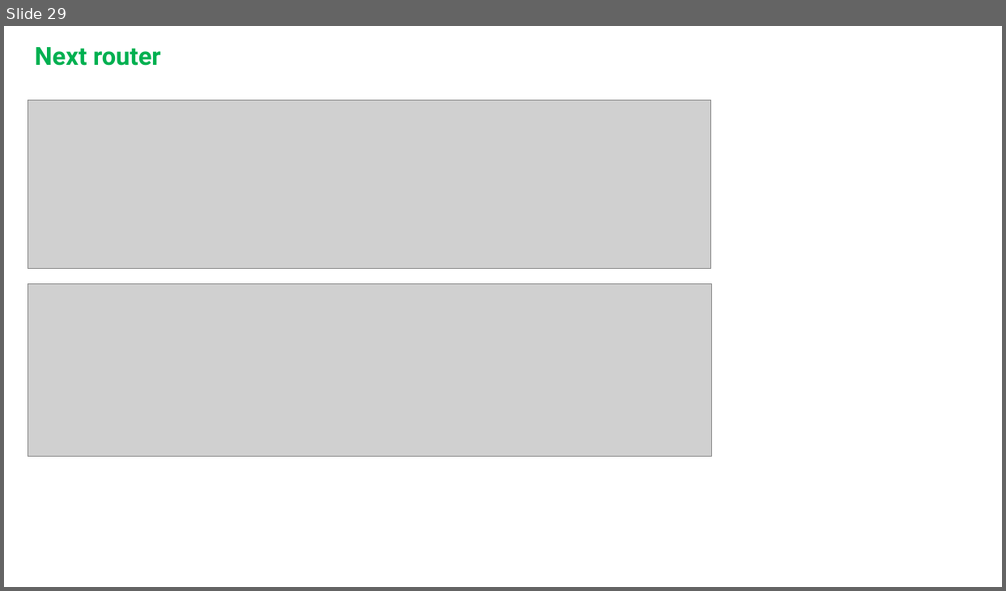
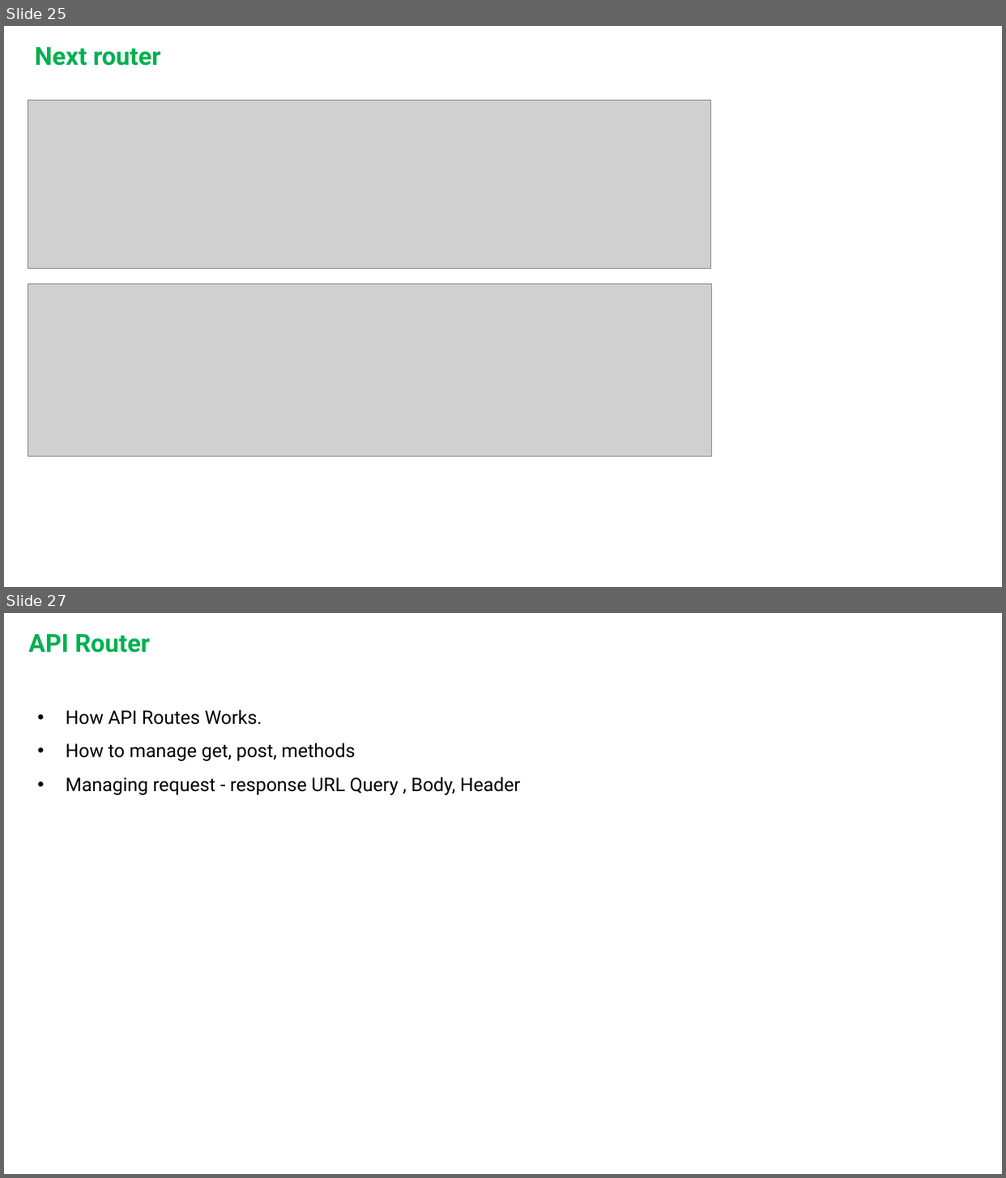
Before and after one commit to saidurwd/Nextjs-Prisma-Batch, a slide deck: PPT/3. Next js foundation.pptx. Shown one above the other, each under a label of ours: slide 29 before the commit, slides 25 and 27 after it; the slides between them are not shown. The pictures are 1006x591 and 1006x1178 pixels, drawn with LibreOffice and Linux fonts; fonts in the diff are those of the drawing; grey boxes stand for pictures; background and template pictures are left out. Boxes give left, top, right and bottom in pixels: in the first picture for what was removed or moved away, otherwise in the second. Text is boxed around its words. In the diff, an @@ line names an element or a change of style, - is before the commit and + after.

```diff
--- a/PPT/3. Next js foundation.pptx
+++ b/PPT/3. Next js foundation.pptx
@@ slide 27 added at (x1=4, y1=613, x2=1002, y2=1174), background picture (left out) @@
@@ text added at (x1=28, y1=634, x2=151, y2=653), 24 pt, text #00B050, bold @@
+API Router
@@ text added at (x1=66, y1=709, x2=520, y2=795), 18 pt, text #000000 @@
+• How API Routes Works.
+• How to manage get, post, methods
+• Managing request - response URL Query , Body, Header
@@ what was slide 29 is now slide 25 @@
```
Also in this commit, not shown: 2 slides changed, 1 other slide added, 5 slides removed.
